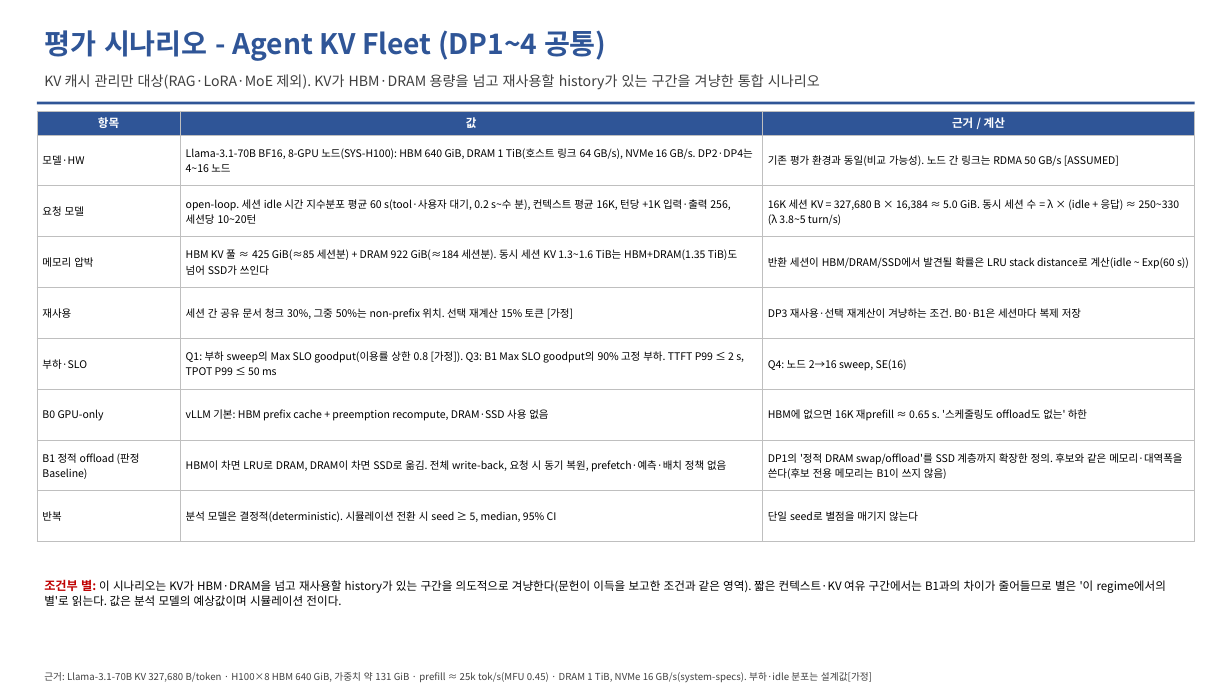
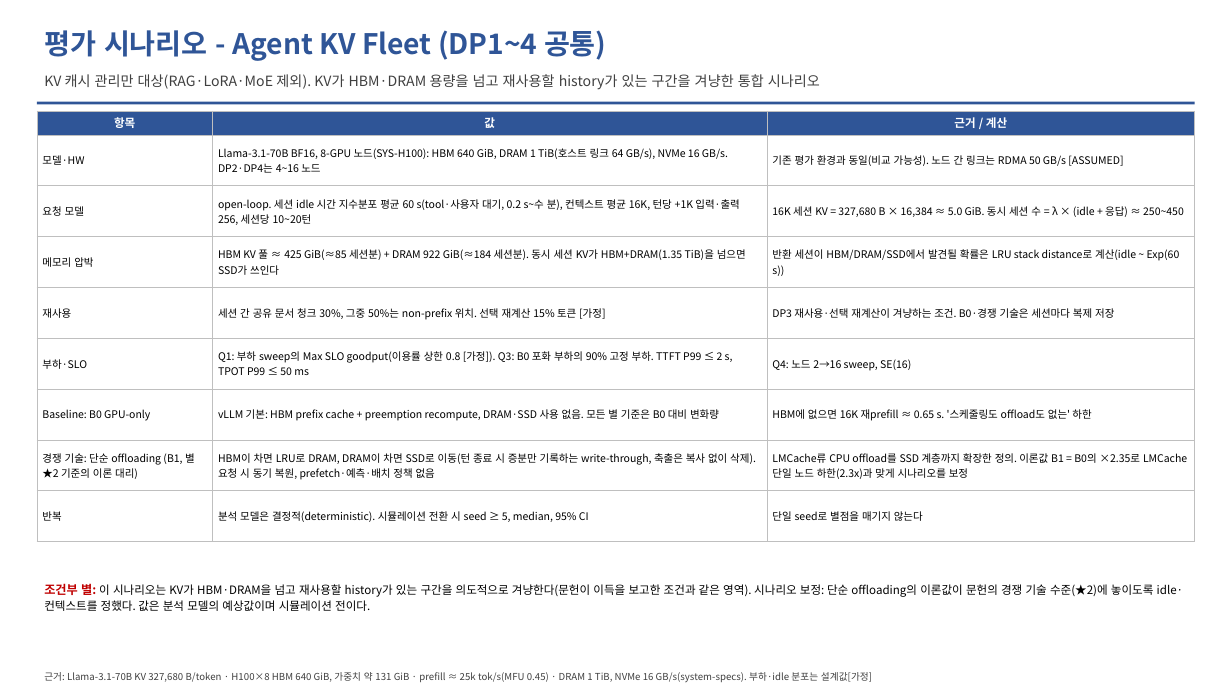
Before and after one commit to mkim0628/vllm, a slide deck: slide 18 of doc-mk/QA-criteria-v4/DP-QA-criteria-v4.pptx. Drawn at 1232x693 pixels with LibreOffice and Linux fonts; fonts in the diff are those of the drawing. Boxes give left, top, right and bottom in pixels: in the first picture for what was removed or moved away, otherwise in the second. Text is boxed around its words. In the diff, an @@ line names an element or a change of style, - is before the commit and + after.

```diff
--- a/doc-mk/QA-criteria-v4/DP-QA-criteria-v4.pptx
+++ b/doc-mk/QA-criteria-v4/DP-QA-criteria-v4.pptx
@@ table at bbox=[37, 111, 1195, 542] @@
-row 3, column 3: 16K 세션 KV = 327,680 B × 16,384 ≈ 5.0 GiB. 동시 세션 수 = λ × (idle + 응답) ≈ 250~330 (λ 3.8~5 turn/s)
+row 3, column 3: 16K 세션 KV = 327,680 B × 16,384 ≈ 5.0 GiB. 동시 세션 수 = λ × (idle + 응답) ≈ 250~450
-row 4, column 2: HBM KV 풀 ≈ 425 GiB(≈85 세션분) + DRAM 922 GiB(≈184 세션분). 동시 세션 KV 1.3~1.6 TiB는 HBM+DRAM(1.35 TiB)도 넘어 SSD가 쓰인다
+row 4, column 2: HBM KV 풀 ≈ 425 GiB(≈85 세션분) + DRAM 922 GiB(≈184 세션분). 동시 세션 KV가 HBM+DRAM(1.35 TiB)을 넘으면 SSD가 쓰인다
-row 5, column 3: DP3 재사용·선택 재계산이 겨냥하는 조건. B0·B1은 세션마다 복제 저장
+row 5, column 3: DP3 재사용·선택 재계산이 겨냥하는 조건. B0·경쟁 기술은 세션마다 복제 저장
-row 6, column 2: Q1: 부하 sweep의 Max SLO goodput(이용률 상한 0.8 [가정]). Q3: B1 Max SLO goodput의 90% 고정 부하. TTFT P99 ≤ 2 s, TPOT P99 ≤ 50 ms
+row 6, column 2: Q1: 부하 sweep의 Max SLO goodput(이용률 상한 0.8 [가정]). Q3: B0 포화 부하의 90% 고정 부하. TTFT P99 ≤ 2 s, TPOT P99 ≤ 50 ms
-row 7, column 1: B0 GPU-only
+row 7, column 1: Baseline: B0 GPU-only
-row 7, column 2: vLLM 기본: HBM prefix cache + preemption recompute, DRAM·SSD 사용 없음
+row 7, column 2: vLLM 기본: HBM prefix cache + preemption recompute, DRAM·SSD 사용 없음. 모든 별 기준은 B0 대비 변화량
-row 8: B1 정적 offload (판정 Baseline) | HBM이 차면 LRU로 DRAM, DRAM이 차면 SSD로 옮김. 전체 write-back, 요청 시 동기 복원, prefetch·예측·배치 정책 없음 | DP1의 '정적 DRAM swap/offload'를 SSD 계층까지 확장한 정의. 후보와 같은 메모리·대역폭을 쓴다(후보 전용 메모리는 B1이 쓰지 않음)
+row 8: 경쟁 기술: 단순 offloading (B1, 별 ★2 기준의 이론 대리) | HBM이 차면 LRU로 DRAM, DRAM이 차면 SSD로 이동(턴 종료 시 증분만 기록하는 write-through, 축출은 복사 없이 삭제). 요청 시 동기 복원, prefetch·예측·배치 정책 없음 | LMCache류 CPU offload를 SSD 계층까지 확장한 정의. 이론값 B1 = B0의 ×2.35로 LMCache 단일 노드 하한(2.3x)과 맞게 시나리오를 보정
@@ text at bbox=[44, 583, 1183, 611]: text changed @@
-조건부 별: 이 시나리오는 KV가 HBM·DRAM을 넘고 재사용할 history가 있는 구간을 의도적으로 겨냥한다(문헌이 이득을 보고한 조건과 같은 영역). 짧은 컨텍스트·KV 여유 구간에서는 B1과의 차이가 줄어들므로 별은 '이 regime에서의 별'로 읽는다. 값은 분석 모델의 예상값이며 시뮬레이션 전이다.
+조건부 별: 이 시나리오는 KV가 HBM·DRAM을 넘고 재사용할 history가 있는 구간을 의도적으로 겨냥한다(문헌이 이득을 보고한 조건과 같은 영역). 시나리오 보정: 단순 offloading의 이론값이 문헌의 경쟁 기술 수준(★2)에 놓이도록 idle·컨텍스트를 정했다. 값은 분석 모델의 예상값이며 시뮬레이션 전이다.
```
Also in this commit, not shown: 17 other slides changed, 5 other files.
